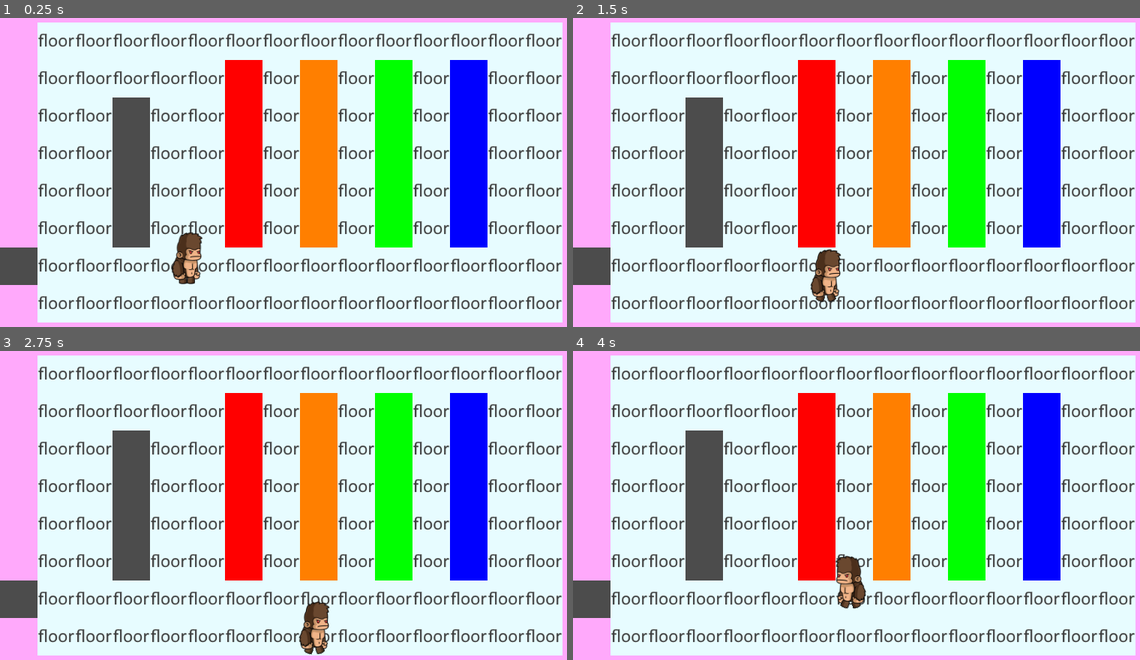
Above: before the commit, frames 1-4 (two rows, left to right).
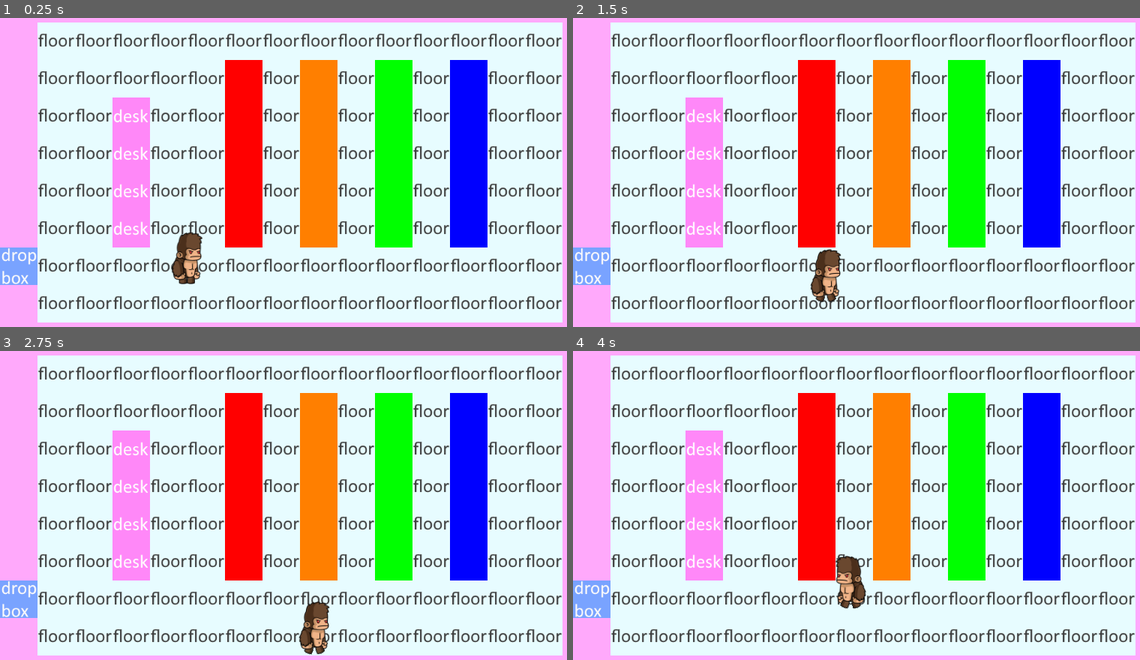
Above: after the commit, the same moments.

Repository: Jawfish/Overbooked
Game: Godot game, scene res://Engine/Main.tscn
The game is run twice, just before and just after one commit, with the same random seed, the same clock (stepped at 60 frames per second) and the same inputs.
Inputs:
- Up to frame 1 (0.25 s): no input
- Up to frame 2 (1.5 s): hold D (move_right) 0.53-1.28 s; hold Space (interact) 0.53-1.28 s; hold S (move_down) from 1.28 s (still down); tap Space (interact) at 1.35 s
- Up to frame 3 (2.75 s): tap Enter at 2 s; release S (move_down) at 2.03 s; hold D (move_right) from 2.03 s (still down); hold Space (interact) from 2.03 s (still down)
- Up to frame 4 (4 s): release D (move_right) at 2.78 s; release Space (interact) at 2.78 s; hold W (move_up) 2.78-3.53 s; tap Space (interact) at 2.85 s; hold A (move_left) from 3.53 s (still down); hold Space (interact) from 3.53 s (still down)

The runs differ from the first frame. In frame 1, 4.0% of the frame differs, in the area x 0-27%, y 25-87%; in frame 2, 4.0%; in frame 3, 4.0%; in frame 4, 4.0%.

Commit message:
initial dynamic spawning of objects

Diff:
--- a/Objects/DeskObject.tscn
+++ b/Objects/DeskObject.tscn
@@ -1,5 +1,17 @@
-[gd_scene load_steps=2 format=2]
+[gd_scene load_steps=4 format=2]
 
 [ext_resource path="res://Objects/Object.tscn" type="PackedScene" id=1]
+[ext_resource path="res://Assets/Tiles/DeskTile.png" type="Texture" id=2]
+
+[sub_resource type="RectangleShape2D" id=1]
+extents = Vector2( 32, 32 )
 
 [node name="DeskObject" instance=ExtResource( 1 )]
+
+[node name="Sprite" type="Sprite" parent="." index="0"]
+texture = ExtResource( 2 )
+
+[node name="StaticBody2D" type="StaticBody2D" parent="." index="1"]
+
+[node name="CollisionShape2D" type="CollisionShape2D" parent="StaticBody2D" index="0"]
+shape = SubResource( 1 )
--- a/Objects/DropBoxObject.tscn
+++ b/Objects/DropBoxObject.tscn
@@ -1,5 +1,17 @@
-[gd_scene load_steps=2 format=2]
+[gd_scene load_steps=4 format=2]
 
 [ext_resource path="res://Objects/Object.tscn" type="PackedScene" id=1]
+[ext_resource path="res://Assets/Tiles/DropBoxTile.png" type="Texture" id=2]
+
+[sub_resource type="RectangleShape2D" id=1]
+extents = Vector2( 32, 32 )
 
 [node name="DropBoxObject" instance=ExtResource( 1 )]
+
+[node name="Sprite" type="Sprite" parent="." index="0"]
+texture = ExtResource( 2 )
+
+[node name="StaticBody2D" type="StaticBody2D" parent="." index="1"]
+
+[node name="CollisionShape2D" type="CollisionShape2D" parent="StaticBody2D" index="0"]
+shape = SubResource( 1 )
